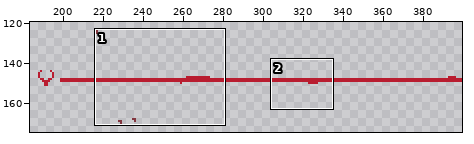
Edited in one commit: pixel-art file (Assets/Art/Characters/DrawLazer.aseprite). Above: a wide view before the commit, with the close-up outlined.
Close-up. Before the edit:
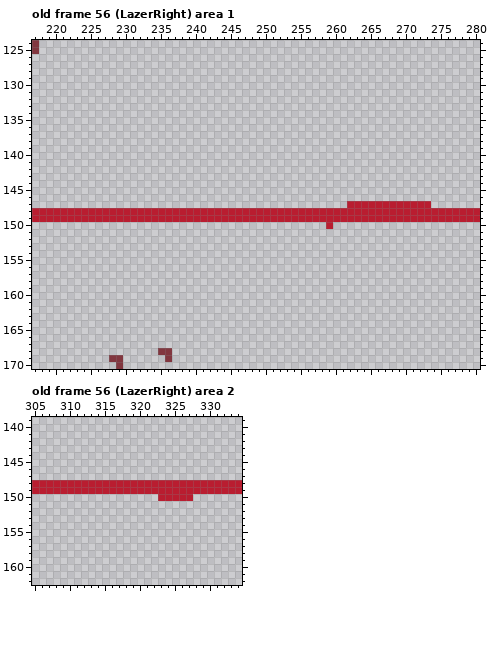
400x300 pixels, 60 frames. Shown: old frame 56 (LazerRight) area 1: x 217..280, y 124..170; old frame 56 (LazerRight) area 2: x 305..334, y 139..162. The wide view leaves out empty margins. The commit also changed other frames or places, which this record leaves out.
Now the later version:
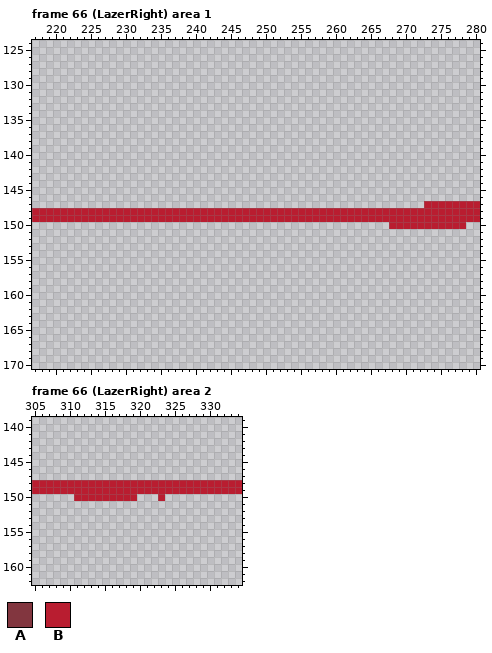
Palette (. is transparent): A #82363f  B #b91d30
A new or re-ordered frame is compared with the old frame closest to it.
From old to new:
frames 60 -> 72
Frame 66 (LazerRight) area 1 is new; against old frame 56 (LazerRight), layer "Layer 1":
The edit adds colour B in row 147 at x 274 to 280; in row 150 at x 268 to 278.
Colour A is removed in rows 124 to 125 at x 217; in row 168 at x 235 to 236; in row 169 at x 228 to 229 and 236; in row 170 at x 229.
Colour B is removed in row 147 at x 262 to 272; in row 150 at x 259.
Frame 66 (LazerRight) area 2 is new; against old frame 56 (LazerRight), layer "Layer 1":
The edit adds colour B in row 150 at x 311 to 319.
Colour B is removed in row 150 at x 324 to 327.
Boxes around the changes in both close-ups, in picture pixels (x1, y1, x2, y2):
erased: (32, 40, 39, 54)
changed: (326, 201, 480, 229)
erased: (158, 348, 172, 362)
erased: (109, 355, 123, 369)
added: (74, 494, 137, 501)
erased: (165, 494, 193, 501)
